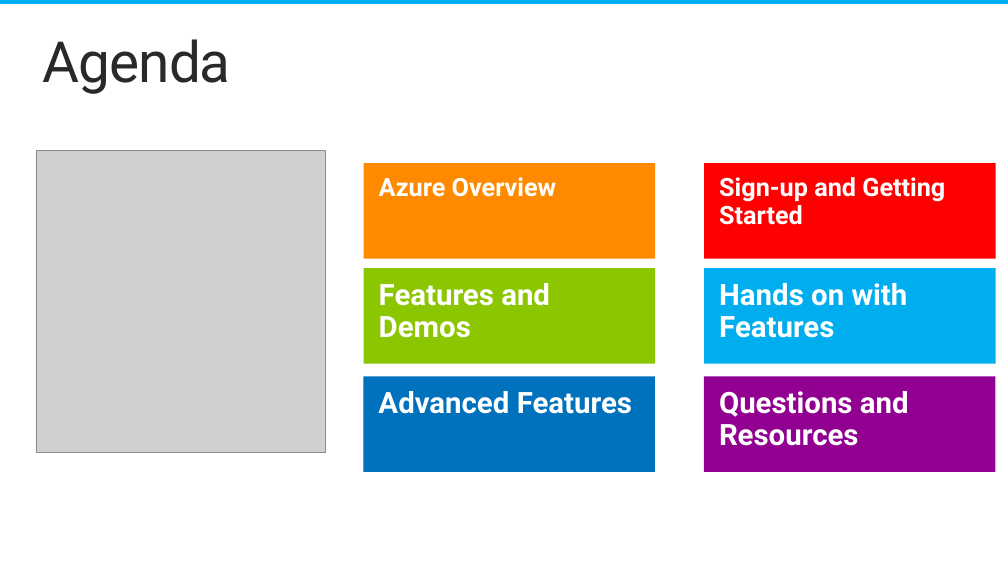
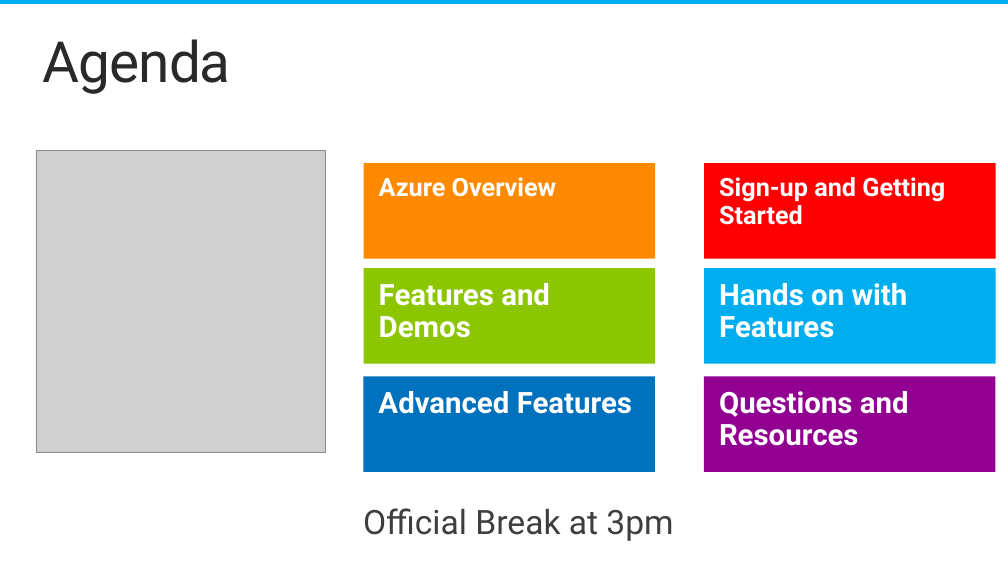
Before and after one commit to ChrisRisner/MDevCon-Hands-on-Lab, a slide deck: slide 3 of MDevCon2014.pptx. Drawn at 1008x567 pixels with LibreOffice and Linux fonts; fonts in the diff are those of the drawing; grey boxes stand for pictures; background and template pictures are left out. Boxes give left, top, right and bottom in pixels: in the first picture for what was removed or moved away, otherwise in the second. Text is boxed around its words. In the diff, an @@ line names an element or a change of style, - is before the commit and + after.

Commit message:
Update slide deck

```diff
--- a/MDevCon2014.pptx
+++ b/MDevCon2014.pptx
@@ text added at bbox=[363, 508, 673, 541], 32 pt, text #3E3E3E @@
+Official Break at 3pm
```
Also in this commit, not shown: 1 slide added.
